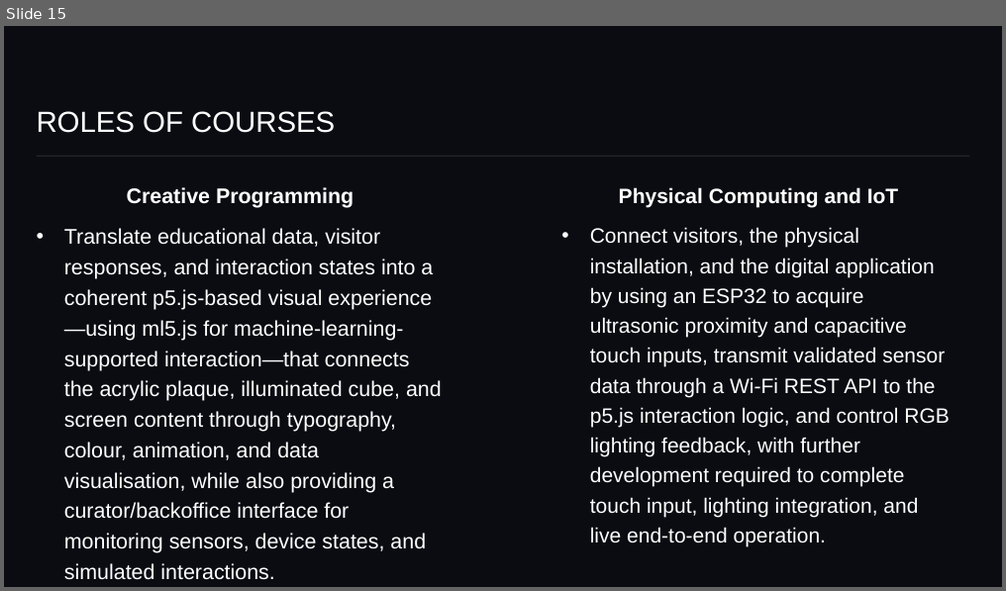
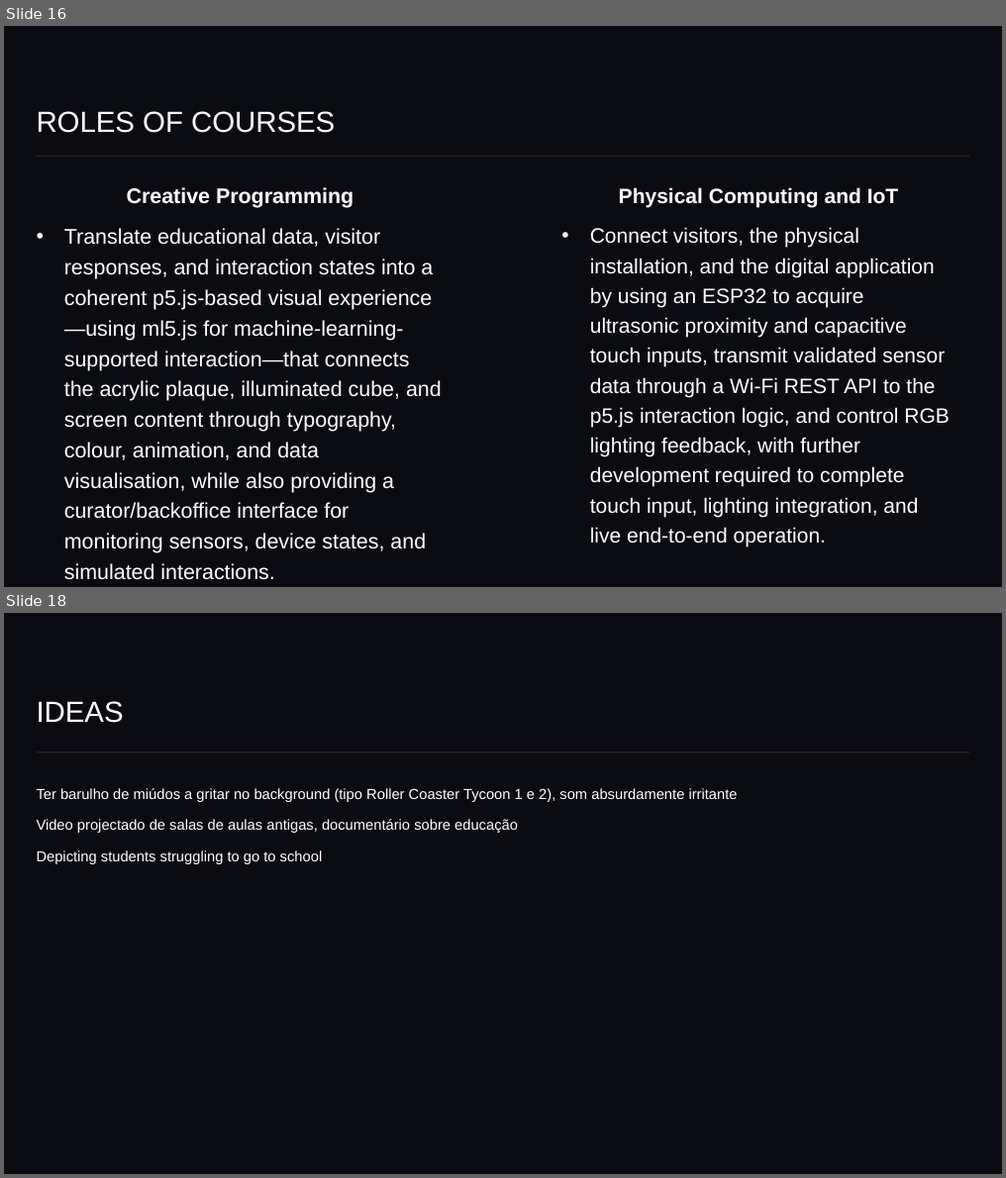
Before and after one commit to ruipelicanodurao/MCCAIRuiDurao, a slide deck: 1stSEMESTER/PROJECT1/Classes_Documentation/Milestone1RuiDuraoMCCIA-v2.pptx. Shown one above the other, each under a label of ours: slide 15 before the commit, slides 16 and 18 after it; the slides between them are not shown. The pictures are 1006x591 and 1006x1178 pixels, drawn with LibreOffice and Linux fonts; fonts in the diff are those of the drawing. Boxes give left, top, right and bottom in pixels: in the first picture for what was removed or moved away, otherwise in the second. Text is boxed around its words. In the diff, an @@ line names an element or a change of style, - is before the commit and + after.

```diff
--- a/1stSEMESTER/PROJECT1/Classes_Documentation/Milestone1RuiDuraoMCCIA-v2.pptx
+++ b/1stSEMESTER/PROJECT1/Classes_Documentation/Milestone1RuiDuraoMCCIA-v2.pptx
@@ slide 18 added at (x1=4, y1=613, x2=1002, y2=1174), background #0B0C12 @@
@@ title added at (x1=37, y1=701, x2=124, y2=723), 28 pt, text #FFFFFF @@
+IDEAS
@@ line added from (969, 753) to (37, 753), #808080 0.5 pt @@
@@ text added at (x1=37, y1=788, x2=738, y2=864), 14 pt, text #FFFFFF @@
+Ter barulho de miúdos a gritar no background (tipo Roller Coaster Tycoon 1 e 2), som absurdamente irritante
+Video projectado de salas de aulas antigas, documentário sobre educação
+Depicting students struggling to go to school
@@ what was slide 15 is now slide 16 @@
```
Also in this commit, not shown: 2 other slides added, 40 other files.
